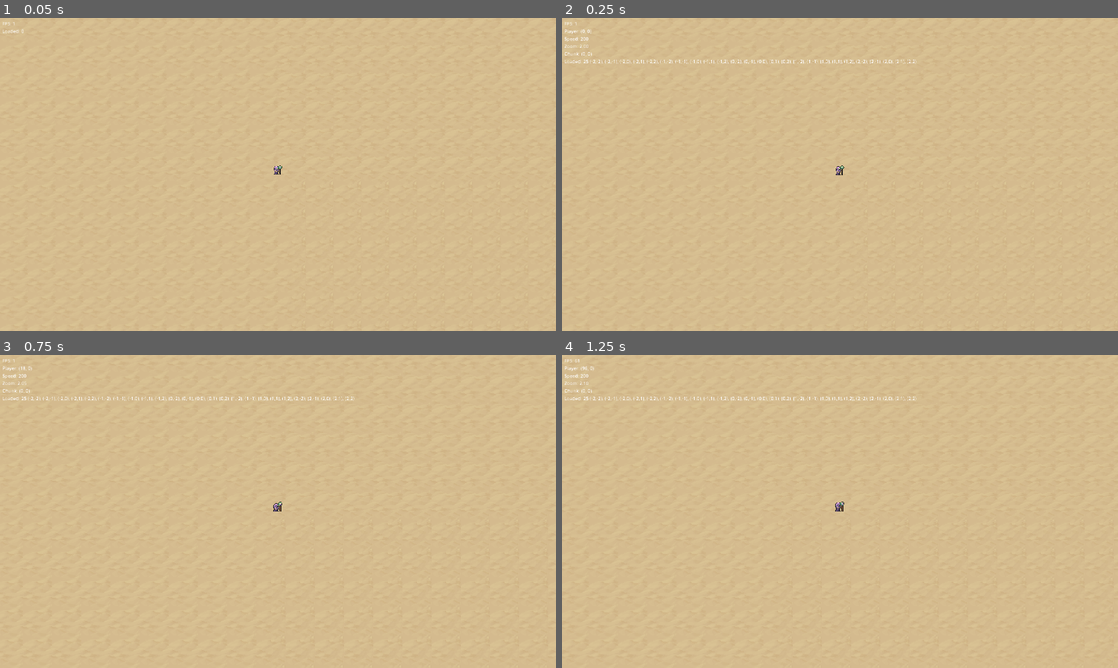
Above: before the commit, frames 1-4 (two rows, left to right).
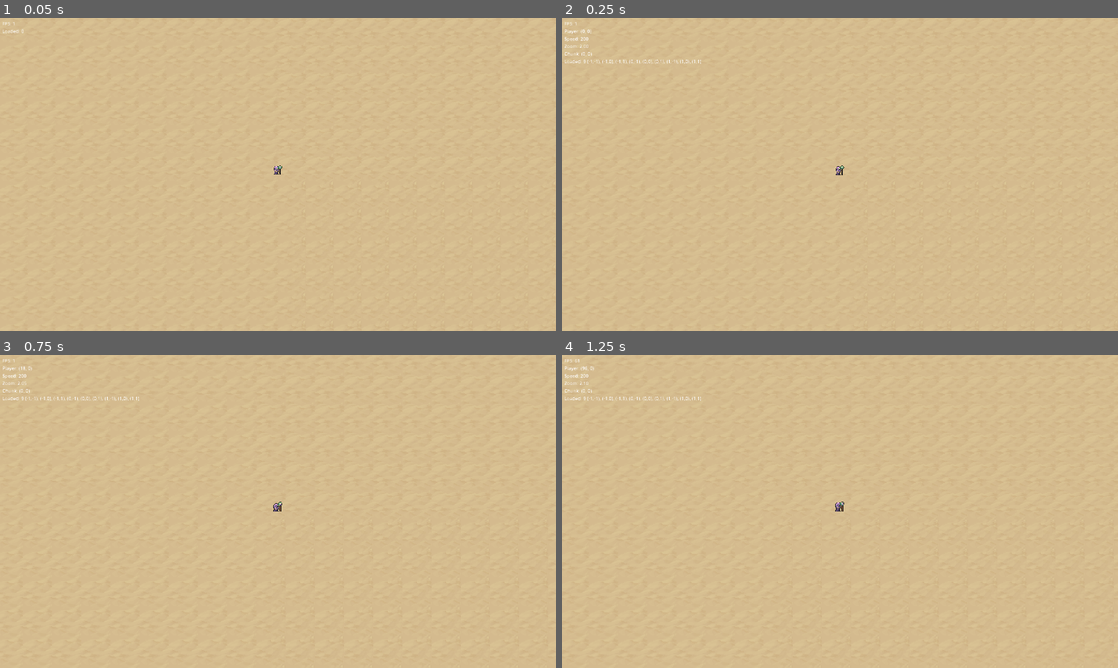
Above: after the commit, the same moments.

Repository: t0nn1x/aethergate
Game: Godot game, scene res://Map/main.tscn
Same seed, same stepped clock (60 frames per second), same inputs: the game is played once before the commit and once after it.
Inputs:
- Up to frame 1 (0.05 s): no input
- Up to frame 2 (0.25 s): no input
- Up to frame 3 (0.75 s): tap Enter at 0.5 s; hold D (move_right) from 0.53 s (still down); tap = (camera_zoom_in) at 0.6 s
- Up to frame 4 (1.25 s): keep holding D (move_right)

Frame 1 is identical in both runs. In frame 2, 0.3% of the frame differs, in the area x 3-64%, y 13-15%; in frame 3, 0.3%; in frame 4, 0.3%.

Commit message:
map: adjust load radius to improve chunk loading efficiency

Diff:
--- a/Map/Overworld/chunk_manager.gd
+++ b/Map/Overworld/chunk_manager.gd
@@ -12,7 +12,7 @@
 @export_dir var chunk_scene_dir: String = "res://Map/Overworld/Chunks/Midra": set = _set_chunk_scene_dir
 @export var chunk_size_tiles: int = 48: set = _set_chunk_size_tiles
 @export var tile_size: Vector2i = Vector2i(48, 48): set = _set_tile_size
-@export var load_radius: int = 2: set = _set_load_radius
+@export var load_radius: int = 1: set = _set_load_radius
 @export var chunks_root_path: NodePath = ^"../Chunks"
 @export var preview_all_in_editor: bool = false: set = _set_preview_all_in_editor
 @export var refresh_editor_preview: bool = false: set = _set_refresh_editor_preview
